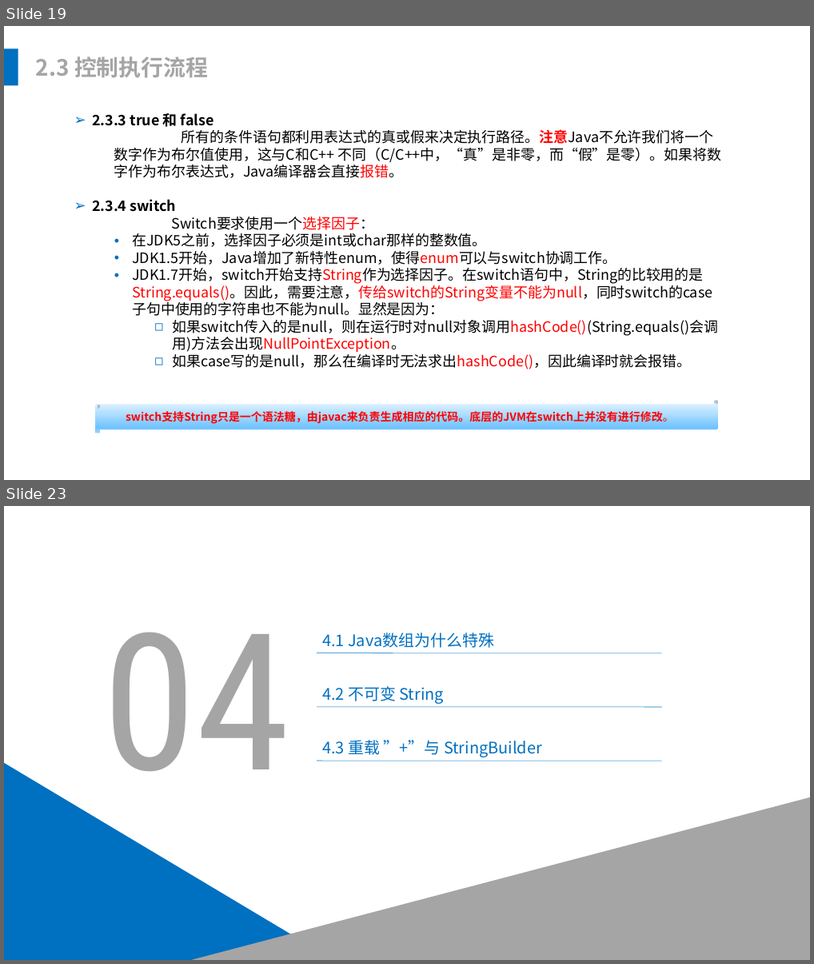
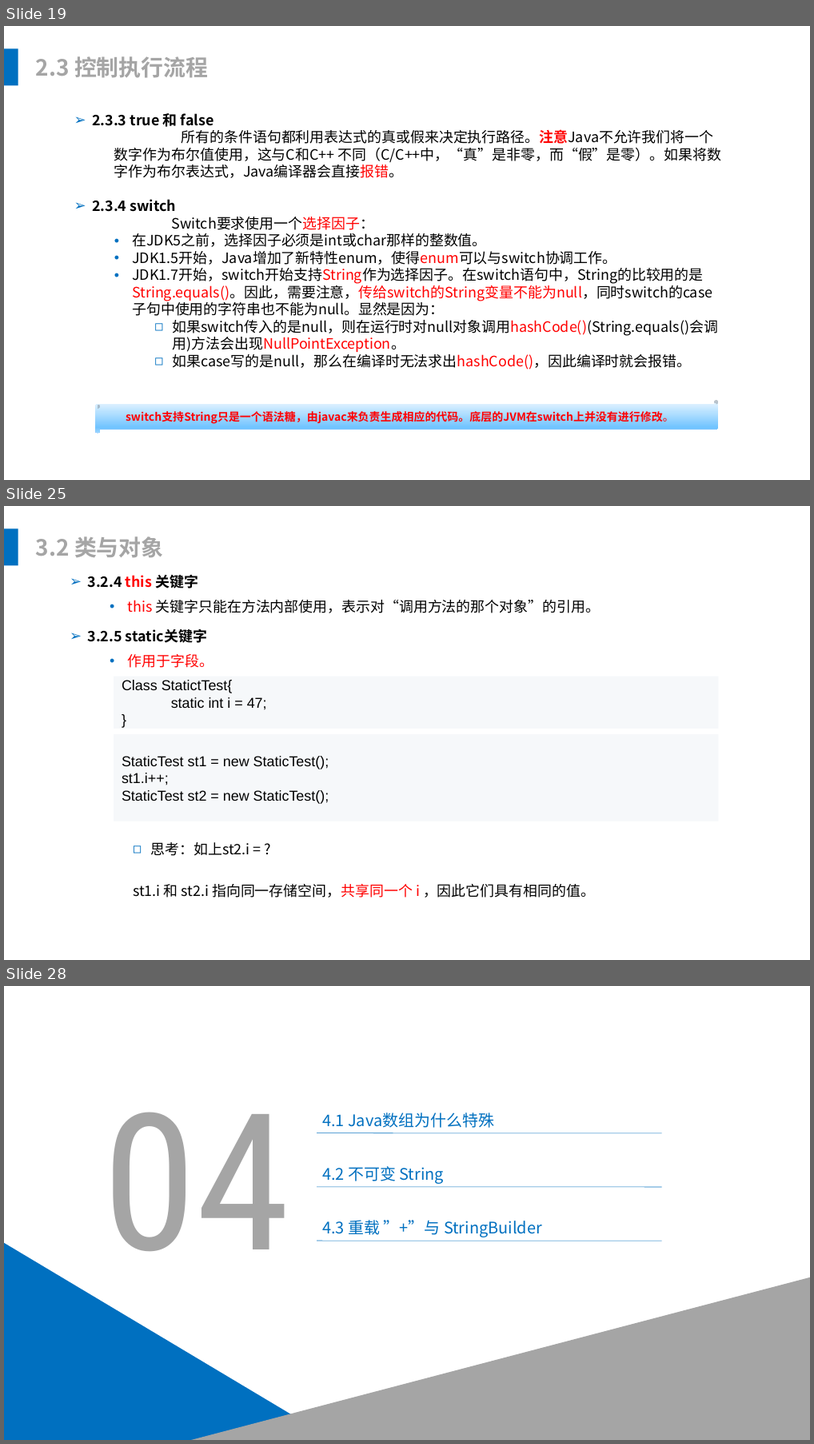
Before and after one commit to leonliu06/JavaTrainning, a slide deck: Java培训.pptx. Shown one above the other, each under a label of ours: slides 19 and 23 before the commit, slides 19, 25 and 28 after it; the slides between them are not shown. The pictures are 814x964 and 814x1444 pixels, drawn with LibreOffice and Linux fonts; fonts in the diff are those of the drawing. Boxes give left, top, right and bottom in pixels: in the first picture for what was removed or moved away, otherwise in the second. Text is boxed around its words. In the diff, an @@ line names an element or a change of style, - is before the commit and + after.

```diff
--- a/Java培训.pptx
+++ b/Java培训.pptx
@@ slide 25 added at bbox=[4, 506, 810, 960], background #FFFFFF @@
@@ rectangle added at bbox=[4, 529, 18, 566], fill #0070C0 @@
@@ text added at bbox=[36, 536, 163, 557], 28 pt, text #A5A5A5, bold @@
+3.2 类与对象
@@ text added at bbox=[87, 575, 198, 588], 18 pt, text #000000, bold @@
+➢ 3.2.4 this 关键字
@@ text added at bbox=[128, 600, 601, 613], 18 pt, text #000000 @@
+  • this 关键字只能在方法内部使用，表示对“调用方法的那个对象”的引用。
@@ group added at bbox=[87, 629, 718, 821]: 2 texts, 2 rectangles @@
+➢ 3.2.5 static关键字
+  • 作用于字段。
+Class StatictTest{
+static int i = 47;
+}
+StaticTest st1 = new StaticTest();
+st1.i++;
+StaticTest st2 = new StaticTest();
@@ text added at bbox=[150, 842, 250, 856], 18 pt, text #000000 @@
+◻ 思考：如上st2.i = ?
@@ text added at bbox=[133, 884, 595, 897], 18 pt, text #000000 @@
+st1.i 和 st2.i 指向同一存储空间，共享同一个 i ，因此它们具有相同的值。
@@ what was slide 23 is now slide 28 @@
```
Also in this commit, not shown: 4 slides changed, 5 other slides added, 1 slide removed.
